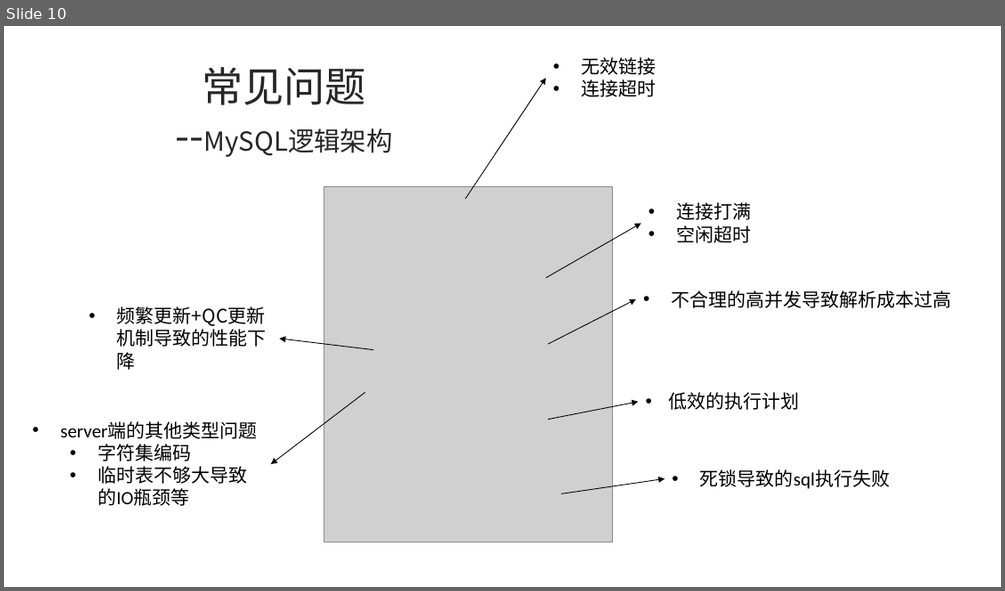
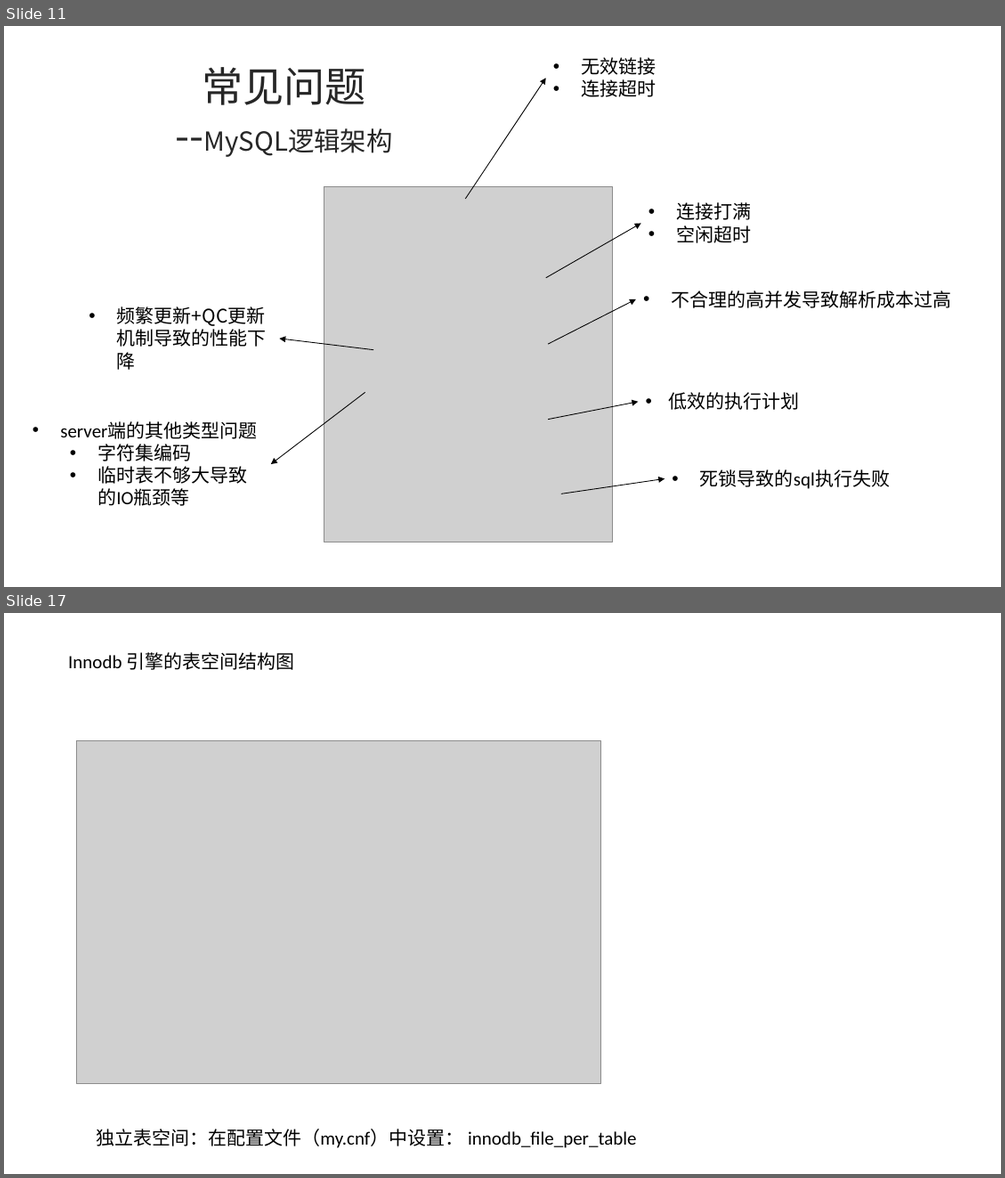
Before and after one commit to ronghuaihai/sharefiles, a slide deck: 数据库演示.pptx. Shown one above the other, each under a label of ours: slide 10 before the commit, slides 11 and 17 after it; the slides between them are not shown. The pictures are 1005x591 and 1005x1178 pixels, drawn with LibreOffice and Linux fonts; fonts in the diff are those of the drawing; grey boxes stand for pictures; background and template pictures are left out. Boxes give left, top, right and bottom in pixels: in the first picture for what was removed or moved away, otherwise in the second. Text is boxed around its words. In the diff, an @@ line names an element or a change of style, - is before the commit and + after.

```diff
--- a/数据库演示.pptx
+++ b/数据库演示.pptx
@@ slide 17 added at bbox=[4, 613, 1001, 1174], background picture (left out) @@
@@ text added at bbox=[68, 652, 294, 670], 18 pt, text #000000 @@
+Innodb 引擎的表空间结构图
@@ picture added at bbox=[77, 741, 600, 1083] @@
@@ text added at bbox=[96, 1128, 637, 1148], 18 pt, text #000000 @@
+独立表空间：在配置文件（my.cnf）中设置： innodb_file_per_table
@@ what was slide 10 is now slide 11 @@
```
Also in this commit, not shown: 12 slides changed, 5 other slides added, 3 slides removed, 2 other files.
